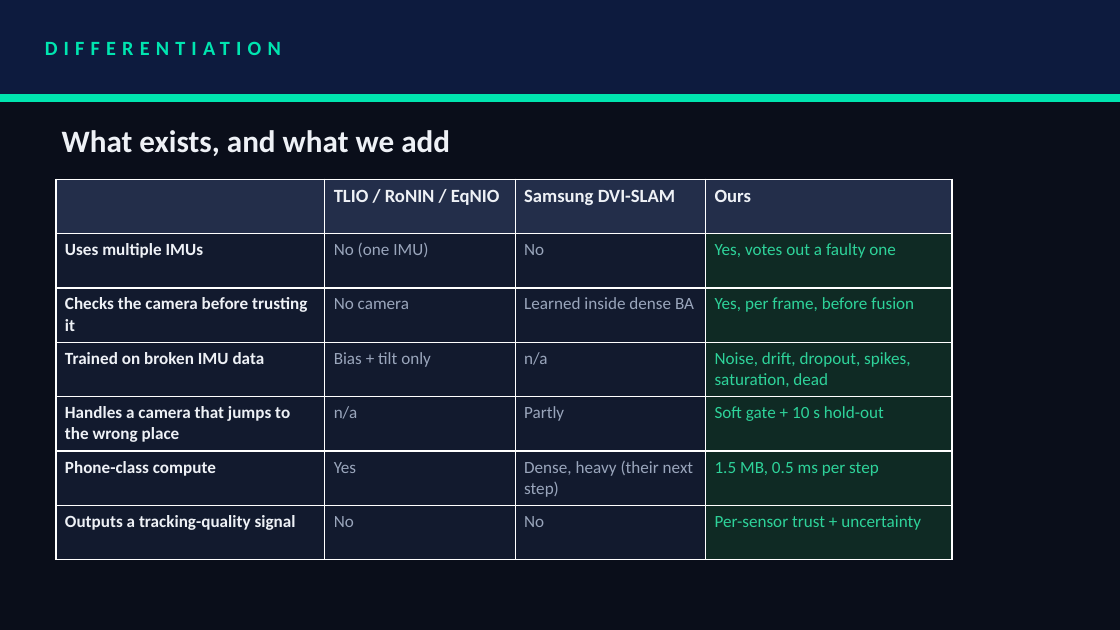
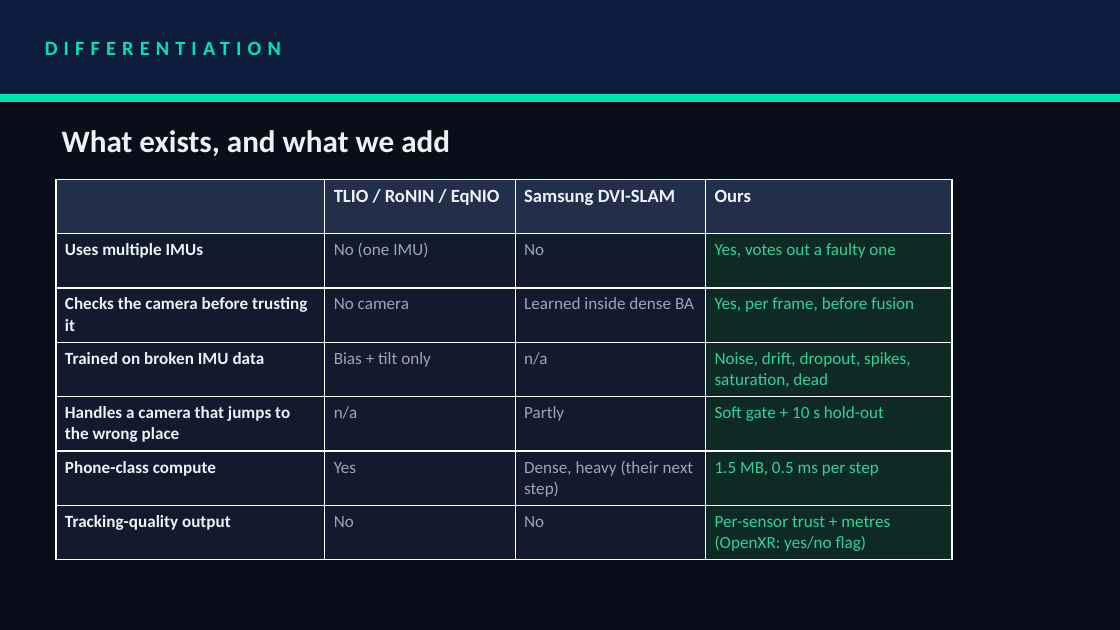
Before and after one commit to rehaanajani/pathfinder-xr, a slide deck: slide 6 of deck/PathFinder_SRMIST_CaliforniaBurrito.pptx. Drawn at 1120x630 pixels with LibreOffice and Linux fonts; fonts in the diff are those of the drawing. Boxes give left, top, right and bottom in pixels: in the first picture for what was removed or moved away, otherwise in the second. Text is boxed around its words. In the diff, an @@ line names an element or a change of style, - is before the commit and + after.

Commit message:
Corrected the health-signal claim against the OpenXR spec and described where the module sits in a headset

```diff
--- a/deck/PathFinder_SRMIST_CaliforniaBurrito.pptx
+++ b/deck/PathFinder_SRMIST_CaliforniaBurrito.pptx
@@ table at (56, 179, 952, 560) @@
-row 7, column 1: Outputs a tracking-quality signal
+row 7, column 1: Tracking-quality output
-row 7, column 4: Per-sensor trust + uncertainty
+row 7, column 4: Per-sensor trust + metres (OpenXR: yes/no flag)
```
Also in this commit, not shown: 3 other files.
